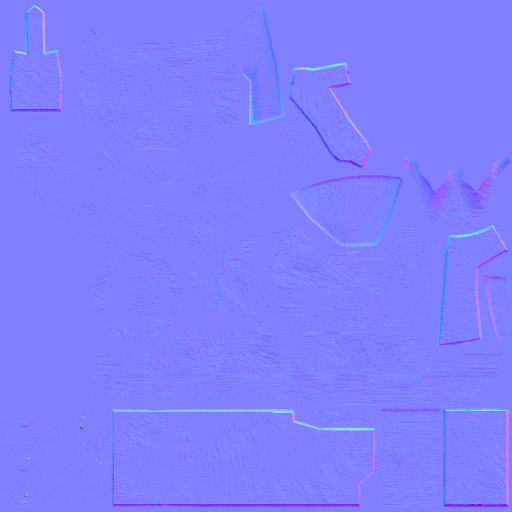
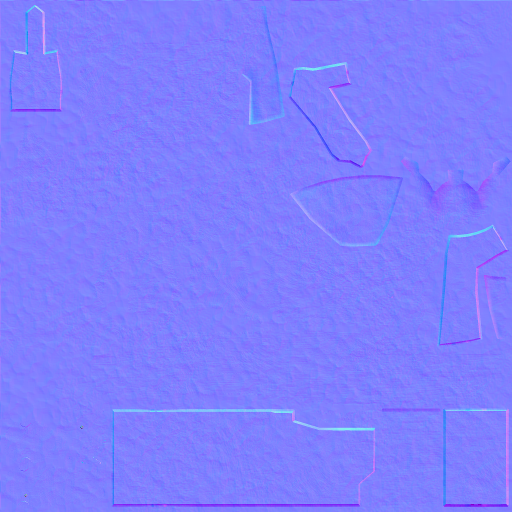
Layers edited between the first and the second w=512, h=512 image:
removed layer "Warstwa. kopia" (was soft light) over [0, 0, 512, 512]
added layer "dents" (soft light, 60%) above "scribbles" over [0, 0, 512, 512]
added layer "scribbles" (soft light, 70%) above "_metal #1" over [0, 0, 512, 512]
